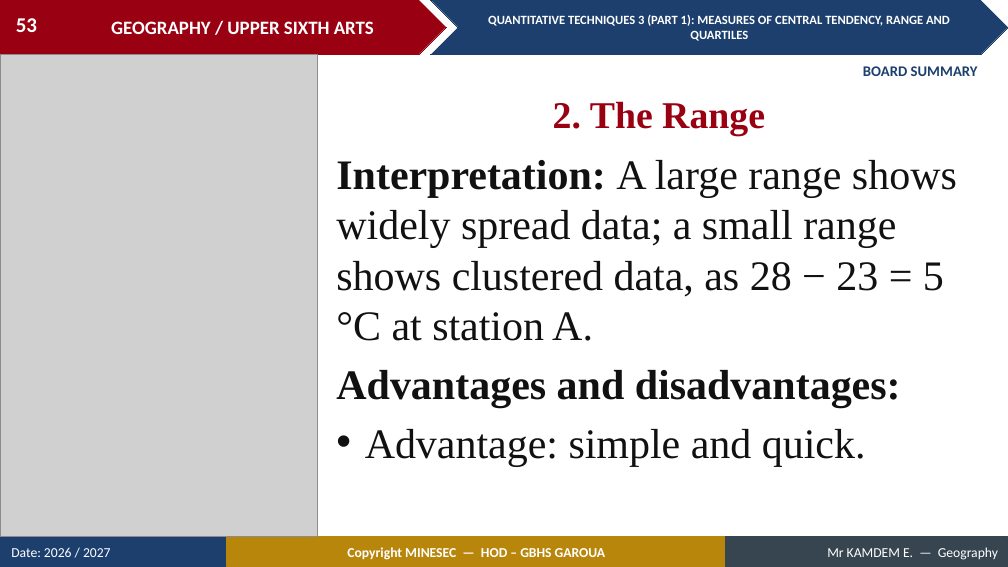
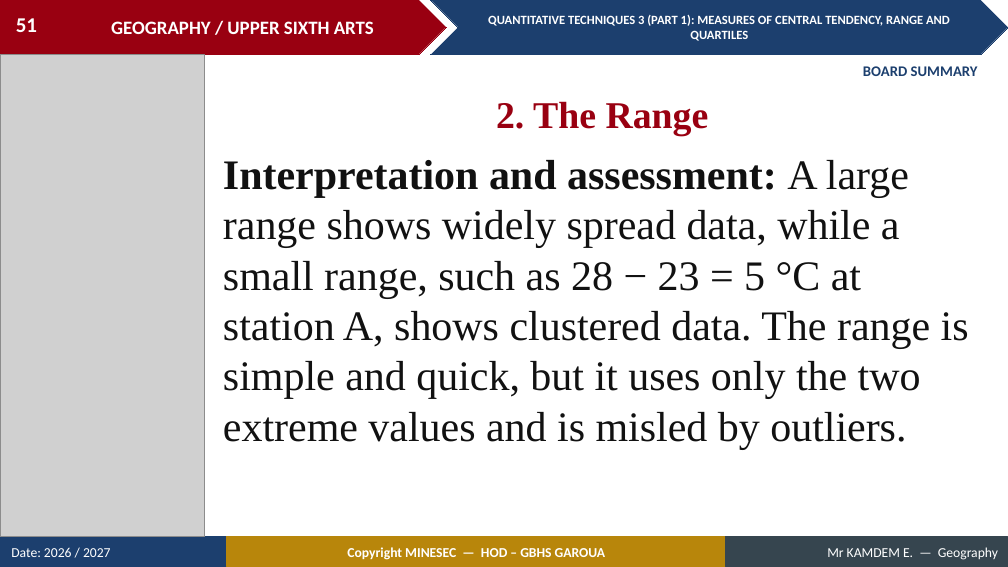
Before and after one commit to Berthautk/linea-github, a slide deck: slide 51 of lecons/USA/Practical Geography/12_USA_PRA_QT03a_Measures_of_Central_Tendency_Range_and_Quartiles.pptx (slide 53 before the commit). Drawn at 1008x567 pixels with LibreOffice and Linux fonts; fonts in the diff are those of the drawing; grey boxes stand for pictures. Boxes give left, top, right and bottom in pixels: in the first picture for what was removed or moved away, otherwise in the second. Text is boxed around its words. In the diff, an @@ line names an element or a change of style, - is before the commit and + after.

```diff
--- a/lecons/USA/Practical Geography/12_USA_PRA_QT03a_Measures_of_Central_Tendency_Range_and_Quartiles.pptx
+++ b/lecons/USA/Practical Geography/12_USA_PRA_QT03a_Measures_of_Central_Tendency_Range_and_Quartiles.pptx
@@ page number at (16, 18, 37, 32): text changed @@
-53
+51
@@ picture: place and size @@
-picture at (0, 54, 318, 537)
+picture at (0, 54, 204, 537)
@@ text "2. The Range": place and size @@
-text "2. The Range" at (553, 101, 765, 136)
+text "2. The Range" at (496, 101, 709, 136)
@@ text at (223, 160, 969, 449): text changed @@
-Interpretation: A large range shows widely spread data; a small range shows clustered data, as 28 − 23 = 5 °C at station A.
-Advantages and disadvantages:
-• Advantage: simple and quick.
+Interpretation and assessment: A large range shows widely spread data, while a small range, such as 28 − 23 = 5 °C at station A, shows clustered data. The range is simple and quick, but it uses only the two extreme values and is misled by outliers.
```
Also in this commit, not shown: 16 other slides changed, 4 slides removed, 7 other files.
